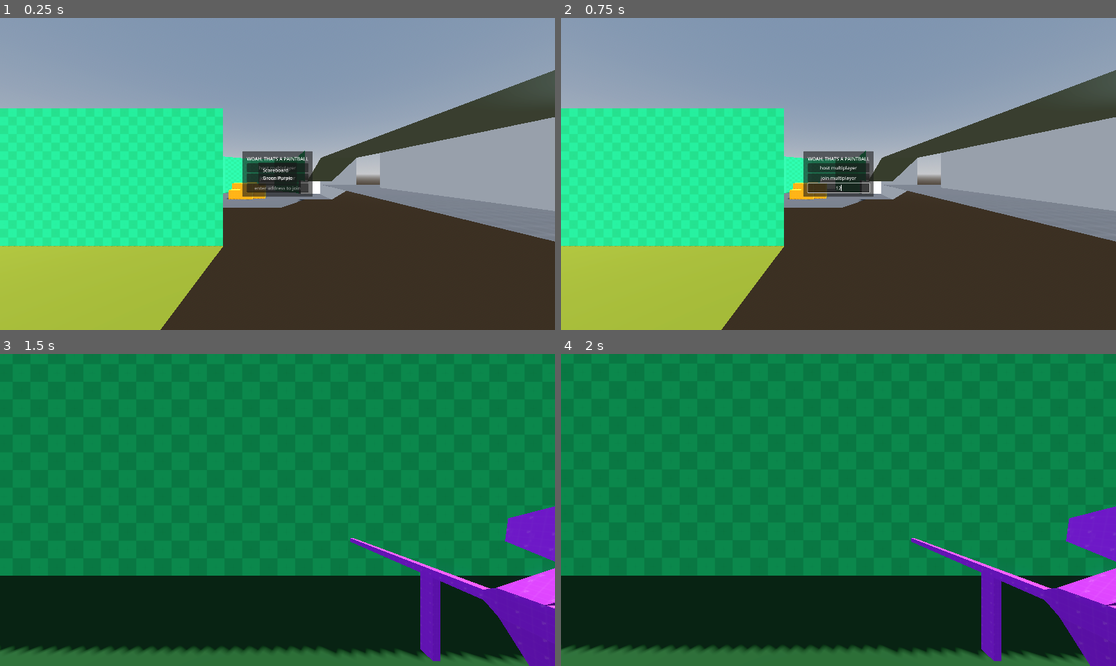
Above: before the commit, frames 1-4 (two rows, left to right).
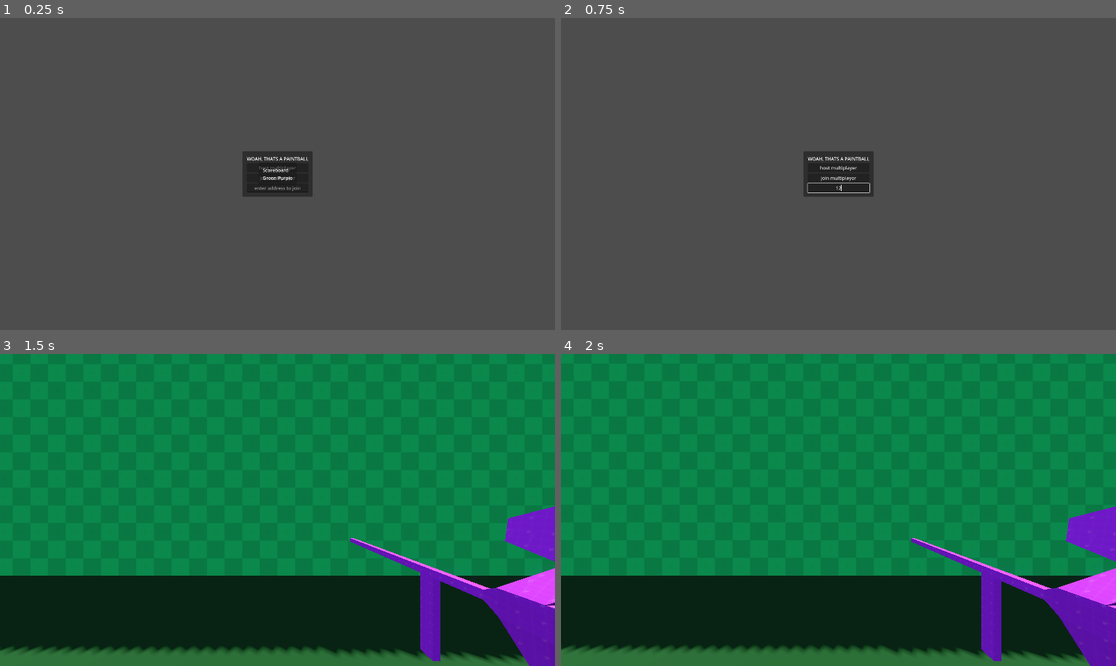
Above: after the commit, the same moments.

Repository: Monkeytonk115/godot-paintball
Game: Godot game, scene res://scenes/main.tscn
The game is run twice, just before and just after one commit, with the same random seed, the same clock (stepped at 60 frames per second) and the same inputs.
Inputs (mouse positions are in pixels of both pictures, inside the frame that each line leads up to):
- Up to frame 1 (0.25 s): no input
- Up to frame 2 (0.75 s): click (838, 186) at 0.52 s; type "12" at 0.6 s
- Up to frame 3 (1.5 s): click "host multiplayer" at 1.25 s
- Up to frame 4 (2 s): no input

The runs differ from the first frame. In frame 1, 98% of the frame differs, in the area x 0-100%, y 0-100%; in frame 2, 98%; in frame 3, nothing differs; in frame 4, nothing differs.

Commit message:
fix player spawning

Diff:
--- a/scenes/main.gd
+++ b/scenes/main.gd
@@ -47,15 +47,20 @@
 
 func add_player(peer_id):
 	print("add player ", peer_id)
+	var team = [Team.PURPLE, Team.GREEN][multiplayer.get_peers().size() % 2]
 	var new_player = player.instantiate()
 	new_player.set_name(str(peer_id))
 	new_player.loadout = ["res://scenes/weapons/paintgun.tscn"]
-	var spawnPoint = new_arena.find_child("purpleSpawn").get_children().pick_random()
-	new_player.global_transform = spawnPoint.global_transform
+	if team == Team.GREEN:
+		var spawnPoint = new_arena.find_child("greenSpawn").get_children().pick_random()
+		new_player._respawn_point = spawnPoint.global_transform.origin
+	else:
+		var spawnPoint = new_arena.find_child("purpleSpawn").get_children().pick_random()
+		new_player._respawn_point = spawnPoint.global_transform.origin
 	add_child(new_player)
 	PlayerData.set_player_name.rpc(peer_id, ["Alfa", "Bravo", "Charlie", "Delta", "Echo"].pick_random())
 	PlayerData.set_player_score.rpc(peer_id, 0)
-	PlayerData.set_player_team.rpc(peer_id, [Team.PURPLE, Team.GREEN][multiplayer.get_peers().size() % 2])
+	PlayerData.set_player_team.rpc(peer_id, team)
 
 
 func remove_player(peer_id):
--- a/scenes/player.gd
+++ b/scenes/player.gd
@@ -9,6 +9,7 @@
 var equipped_weapon
 
 var loadout = ["res://scenes/weapons/paintgun.tscn"]
+var _respawn_point : Vector3
 
 func _enter_tree():
 	# Can only change multiplayer authority from inside _enter_tree()
@@ -43,6 +44,11 @@
 
 func _physics_process(delta):
 	if not is_multiplayer_authority(): return
+
+	if _respawn_point != Vector3.INF:
+		global_transform.origin = _respawn_point
+		_respawn_point = Vector3.INF
+
 	# Add the gravity.
 	if not is_on_floor():
 		velocity.y -= gravity * delta
--- a/scenes/player.tscn
+++ b/scenes/player.tscn
@@ -44,6 +44,7 @@
 
 [node name="Camera3D" type="Camera3D" parent="."]
 transform = Transform3D(1, 0, 0, 0, 1, 0, 0, 0, 1, 0, 1.98221, 0)
+current = true
 fov = 90.0
 
 [node name="humanoid" parent="." instance=ExtResource("2_xk7k8")]
--- a/scenes/waterworks.tscn
+++ b/scenes/waterworks.tscn
@@ -1,8 +1,7 @@
-[gd_scene load_steps=30 format=3 uid="uid://b51q3qq4a5n0w"]
+[gd_scene load_steps=29 format=3 uid="uid://b51q3qq4a5n0w"]
 
 [ext_resource type="PackedScene" uid="uid://dvq6dtwtqwi5n" path="res://models/waterworks.glb" id="1_g6l76"]
 [ext_resource type="Texture2D" uid="uid://do56k6o4341ku" path="res://addons/kenney_prototype_textures/dark/texture_01.png" id="2_mbxsv"]
-[ext_resource type="PackedScene" uid="uid://c506d8u0j15j2" path="res://scenes/player.tscn" id="3_jlktv"]
 [ext_resource type="Texture2D" uid="uid://cvu4owhnadcxk" path="res://addons/kenney_prototype_textures/green/texture_10.png" id="5_eap8c"]
 [ext_resource type="Texture2D" uid="uid://d3ijkvwwq0pt4" path="res://addons/kenney_prototype_textures/orange/texture_04.png" id="5_vxyy7"]
 
@@ -168,10 +167,7 @@
 [node name="spawnPoint8" type="Marker3D" parent="greenSpawn" index="7"]
 transform = Transform3D(1, 0, 0, 0, 1, 0, 0, 0, 1, -6.331, 3.2, -35.444)
 
-[node name="Player" parent="." index="5" instance=ExtResource("3_jlktv")]
-transform = Transform3D(-4.37114e-08, 0, 1, 0, 1, 0, -1, 0, -4.37114e-08, -19.4766, 2.2, -25.1309)
-
-[node name="lights" type="Node3D" parent="." index="6"]
+[node name="lights" type="Node3D" parent="." index="5"]
 
 [node name="OmniLight3D" type="OmniLight3D" parent="lights" index="0"]
 transform = Transform3D(1, 0, 0, 0, 1, 0, 0, 0, 1, -37.05, 2.8, -0.33)
@@ -254,7 +250,7 @@
 [node name="OmniLight3D27" type="OmniLight3D" parent="lights" index="26"]
 transform = Transform3D(1, 0, 0, 0, 1, 0, 0, 0, 1, -14.7914, 8, -3.56692)
 
-[node name="props" type="Node3D" parent="." index="7"]
+[node name="props" type="Node3D" parent="." index="6"]
 
 [node name="MeshInstance3D" type="MeshInstance3D" parent="props" index="0"]
 transform = Transform3D(1, 0, 0, 0, 1, 0, 0, 0, 1, -43.7621, 1.25, -12.1632)
